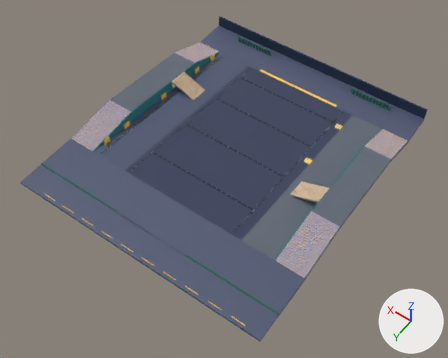
Two versions of the glTF model assets/models/rain_market/street.glb, one commit apart.
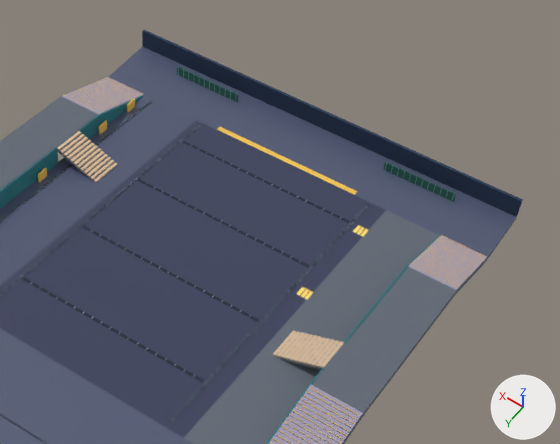
Old and new are each drawn whole from a 50 mm lens placed at (-38.9, 60.1, 82.4), pointed at (-0.7, 6.6, -1.8) and again close up on the part from 31% to 100% of the width and 0% to 68% of the height. The axes (+X, +Y, +Z) are drawn at lower right. The lights are the same throughout. The first two pictures are the older version. Vertices at exactly the same position are counted once.

Objects in the first close-up: 'street'.
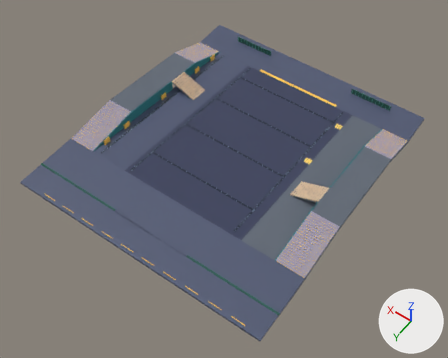
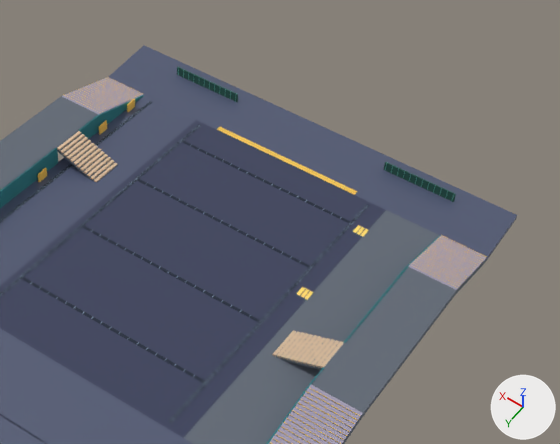
Where the change shows, as pixel boxes [x1, y1, x2, y2] in the close-ups (560 x 444 px):
'street', reshaped: before [0, 30, 523, 444]; after [0, 45, 517, 444]
part 1 of me_street, deleted: before [142, 30, 523, 217]

What changed in the scene script:
```text
Change me_street:
    used by ob_street; location = (0.0, 0.0, 0.0)
    remove me_street.from_pydata(...)  # 9522 vertices, 14400 faces; spans x -23.0..23.0, y -25.0..29.5, z -2.2..4.8
    add me_street.from_pydata(...)  # 9516 vertices, 14388 faces; spans x -23.0..23.0, y -25.0..29.5, z -2.2..4.8
    me_street part 1
    6 vertices are removed from x -23.0..23.0, y -25.0..-24.7, z 0.0..2.2
    12 faces are deleted
    remove me_street.materials.append(mat_navy)  # dark blue #233753
```
